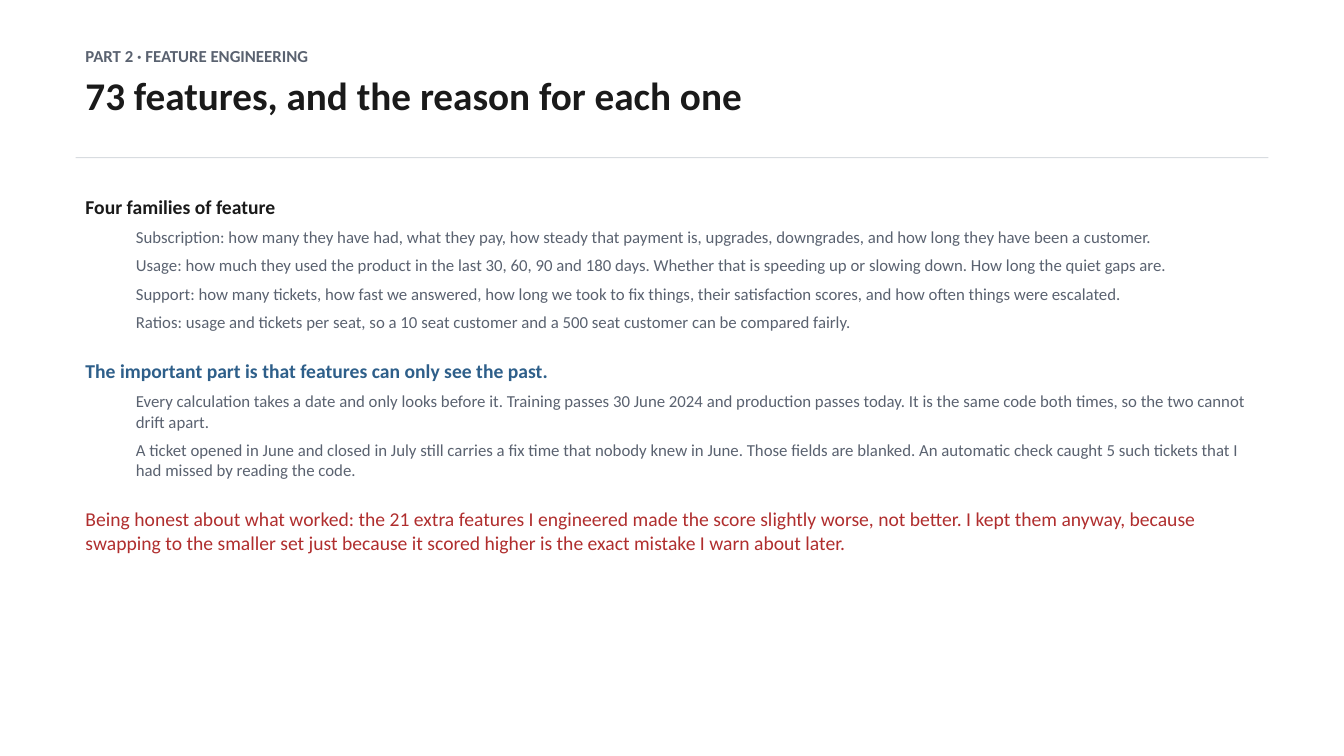
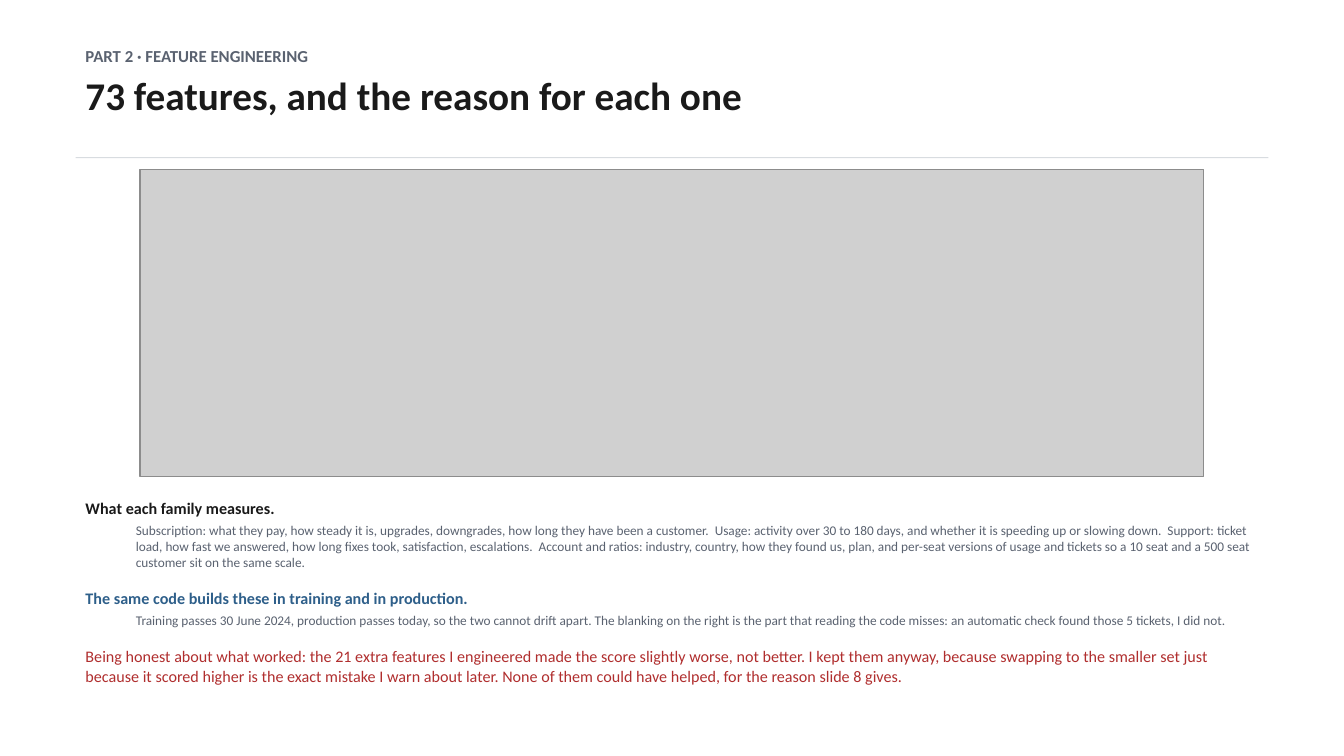
Before and after one commit to dmitriyratu/avepoint-churn-case-study, a slide deck: slide 6 of outputs/AvePoint_Case_Study.pptx. Drawn at 1344x756 pixels with LibreOffice and Linux fonts; fonts in the diff are those of the drawing; grey boxes stand for pictures. Boxes give left, top, right and bottom in pixels: in the first picture for what was removed or moved away, otherwise in the second. Text is boxed around its words. In the diff, an @@ line names an element or a change of style, - is before the commit and + after.

Commit message:
Update documentation and analysis regarding churn predictions and data integrity
- Revised `README.md` to clarify that the dataset cannot determine why customers leave, emphasizing that the observed churn patterns are artifacts of data generation rather than genuine trends.
- Enhanced `ASSUMPTIONS.md` to detail the implications of right-truncation on churn date analysis, reinforcing the need for accurate data interpretation.
- Updated `PRODUCT_QUESTIONS.md` to reflect the findings from notebooks 11-16, highlighting the limitations of the dataset in predicting churn and the withdrawal of previous recommendations based on flawed assumptions.
- Introduced `16_generator_audit.py` to audit the one positive finding, demonstrating that the churn hazard observed is a result of random date generation rather than a true business change.

These changes aim to improve the understanding of the dataset's limitations and ensure accurate communication of findings related to customer churn.

```diff
--- a/outputs/AvePoint_Case_Study.pptx
+++ b/outputs/AvePoint_Case_Study.pptx
@@ picture added at <box>140,169,1204,477</box> @@
@@ text at <box>85,502,1249,685</box>: text changed; size 12 to 9.5 pt @@
-Four families of feature
-  Subscription: how many they have had, what they pay, how steady that payment is, upgrades, downgrades, and how long they have been a customer.
-  Usage: how much they used the product in the last 30, 60, 90 and 180 days. Whether that is speeding up or slowing down. How long the quiet gaps are.
-  Support: how many tickets, how fast we answered, how long we took to fix things, their satisfaction scores, and how often things were escalated.
-  Ratios: usage and tickets per seat, so a 10 seat customer and a 500 seat customer can be compared fairly.
-The important part is that features can only see the past.
-  Every calculation takes a date and only looks before it. Training passes 30 June 2024 and production passes today. It is the same code both times, so the two cannot drift apart.
-  A ticket opened in June and closed in July still carries a fix time that nobody knew in June. Those fields are blanked. An automatic check caught 5 such tickets that I had missed by reading the code.
-Being honest about what worked: the 21 extra features I engineered made the score slightly worse, not better. I kept them anyway, because swapping to the smaller set just because it scored higher is the exact mistake I warn about later.
+What each family measures.
+  Subscription: what they pay, how steady it is, upgrades, downgrades, how long they have been a customer. Usage: activity over 30 to 180 days, and whether it is speeding up or slowing down. Support: ticket load, how fast we answered, how long fixes took, satisfaction, escalations. Account and ratios: industry, country, how they found us, plan, and per-seat versions of usage and tickets so a 10 seat and a 500 seat customer sit on the same scale.
+The same code builds these in training and in production.
+  Training passes 30 June 2024, production passes today, so the two cannot drift apart. The blanking on the right is the part that reading the code misses: an automatic check found those 5 tickets, I did not.
+Being honest about what worked: the 21 extra features I engineered made the score slightly worse, not better. I kept them anyway, because swapping to the smaller set just because it scored higher is the exact mistake I warn about later. None of them could have helped, for the reason slide 8 gives.
```
Also in this commit, not shown: 8 other slides changed, 27 other files.
